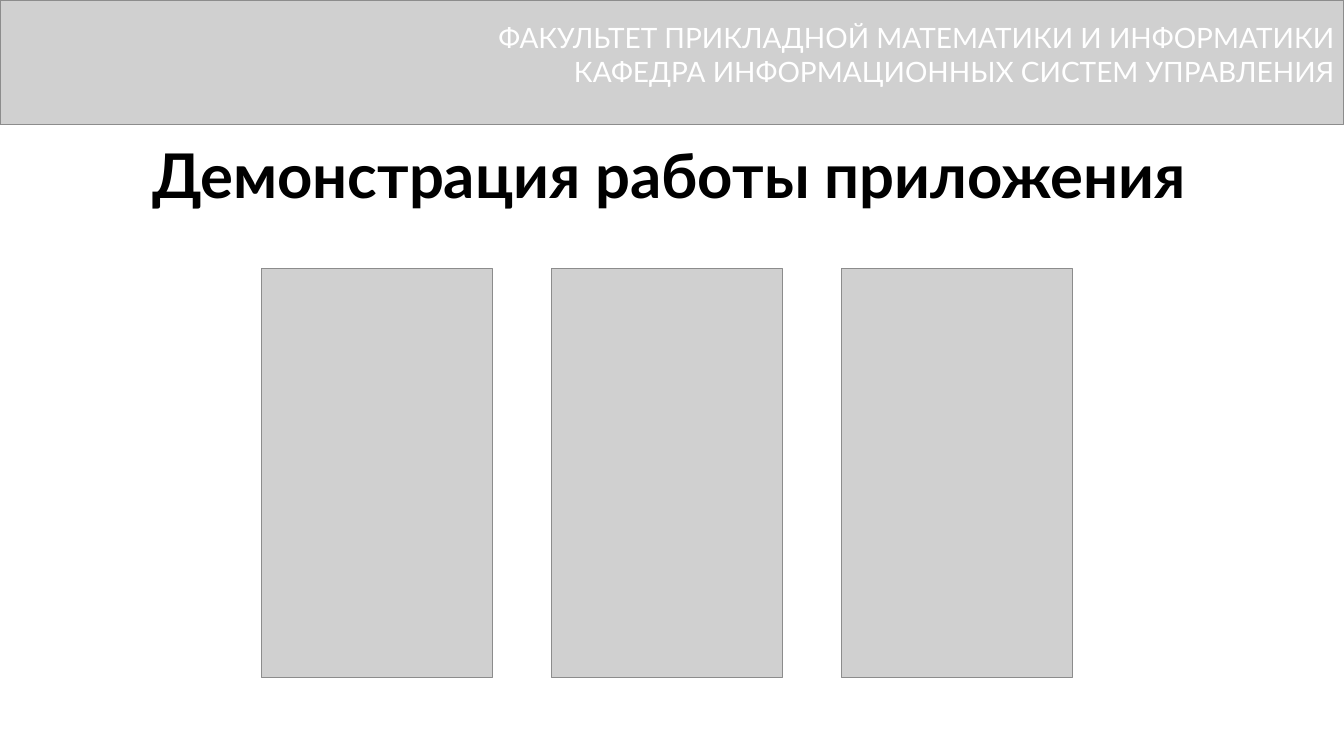
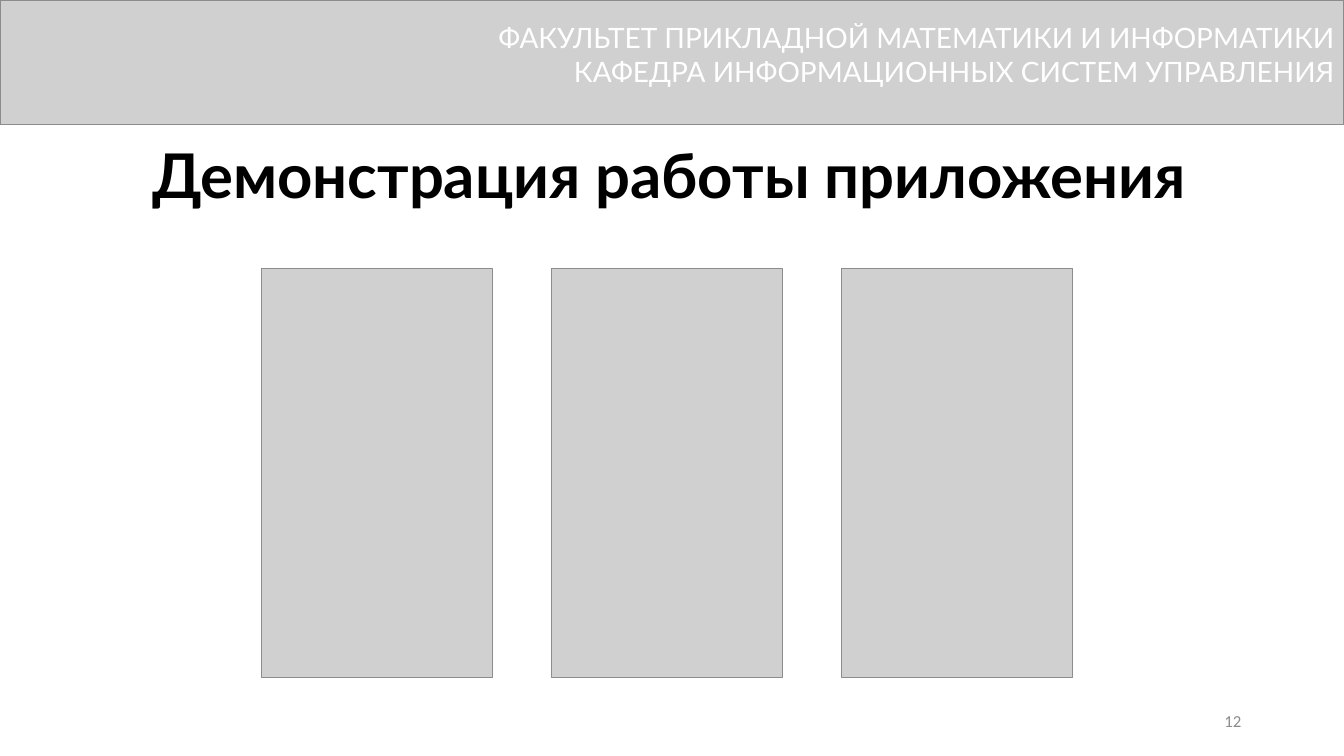
Before and after one commit to DimkaFPM/diplom, a slide deck: slide 12 of presentetion.pptx (slide 11 before the commit). Drawn at 1344x756 pixels with LibreOffice and Linux fonts; fonts in the diff are those of the drawing; grey boxes stand for pictures. Boxes give left, top, right and bottom in pixels: in the first picture for what was removed or moved away, otherwise in the second. Text is boxed around its words. In the diff, an @@ line names an element or a change of style, - is before the commit and + after.

```diff
--- a/presentetion.pptx
+++ b/presentetion.pptx
@@ page number added at <box>1224,716,1241,727</box>, 12 pt, text #8C8C8C @@
+12
```
Also in this commit, not shown: 11 other slides changed, 2 slides added, 1 slide removed, 4 other files.
